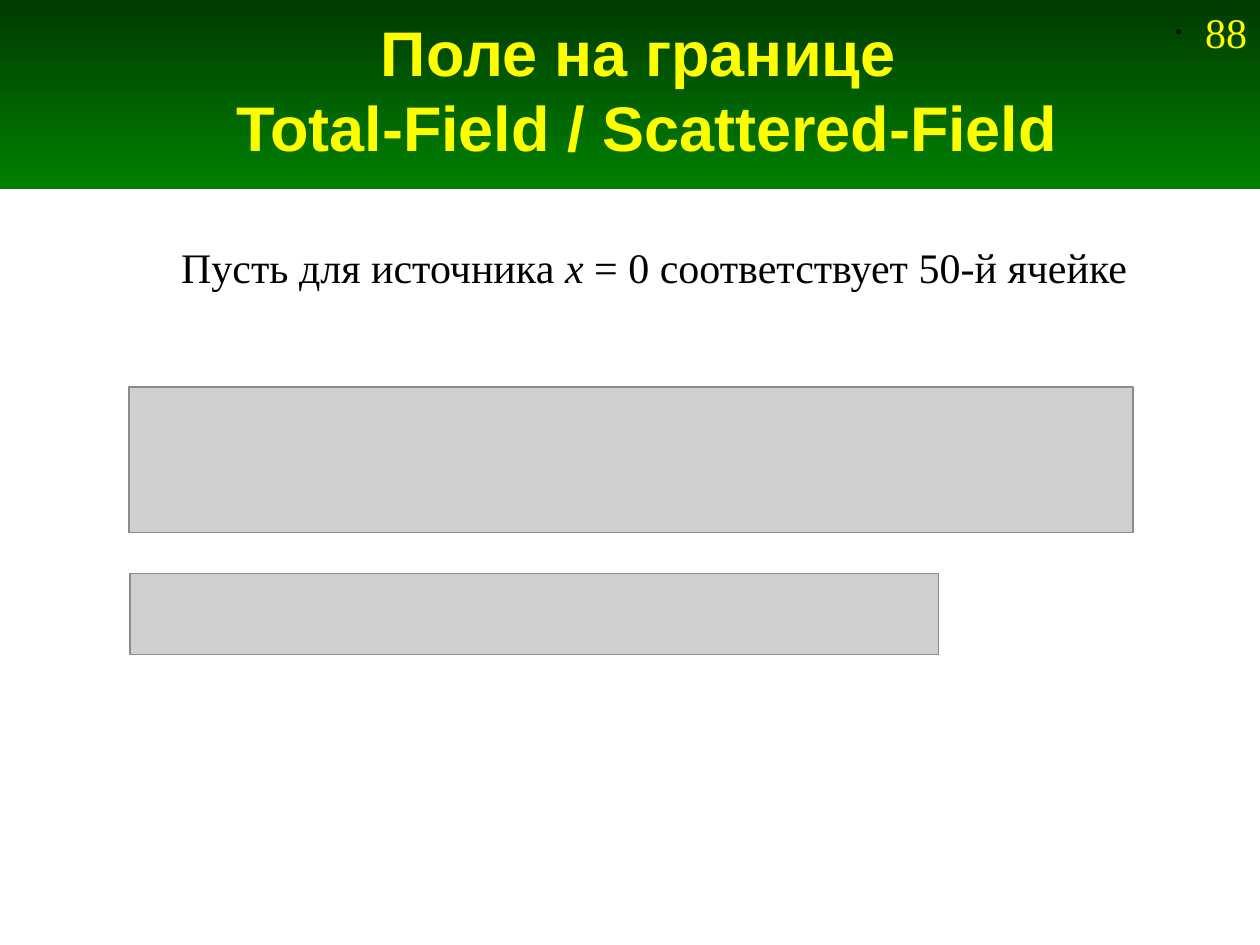
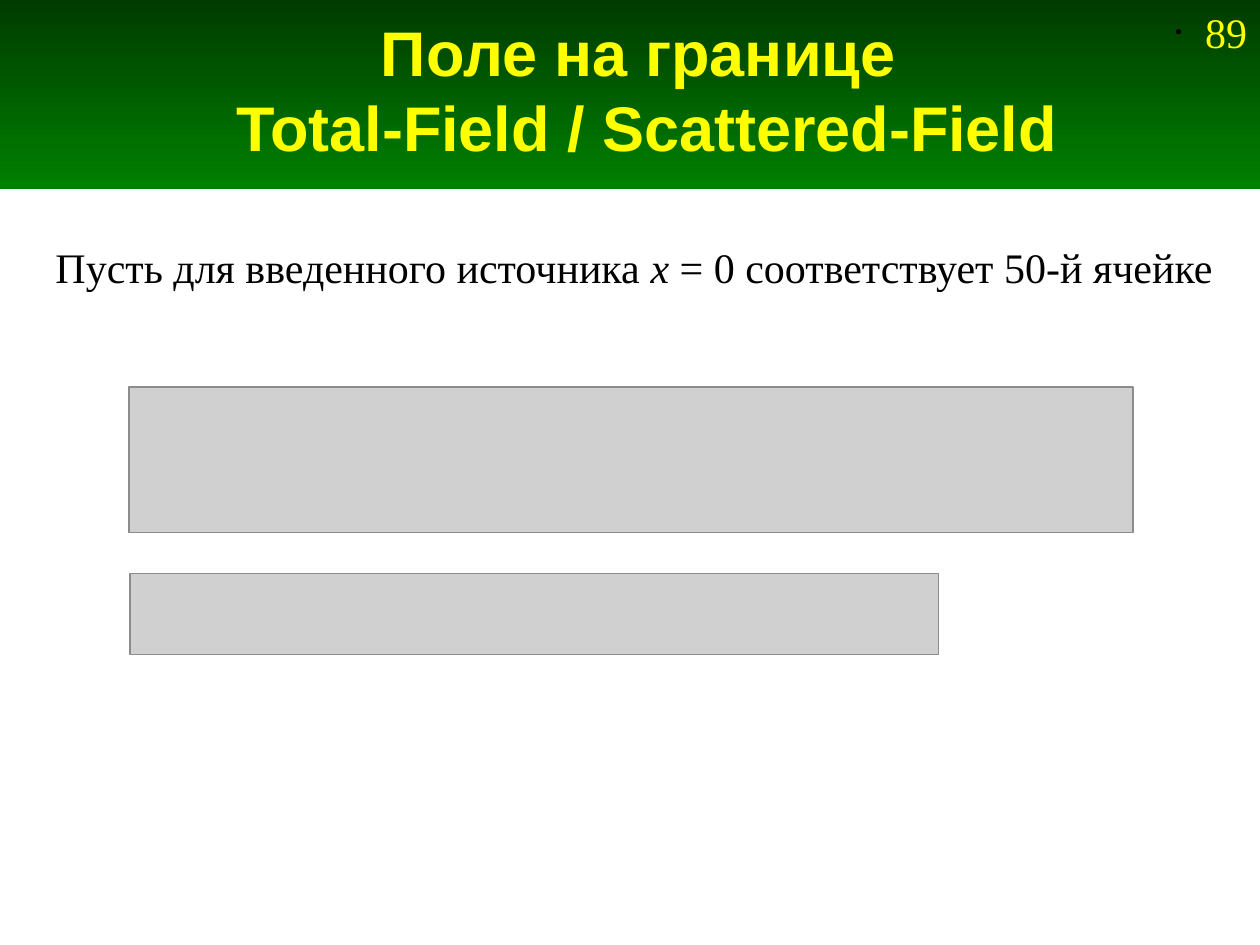
Before and after one commit to andris0147sv/modelling, a slide deck: slide 89 of presentations/2. FDTD.odp (slide 88 before the commit). Drawn at 1260x945 pixels with LibreOffice and Linux fonts; fonts in the diff are those of the drawing; grey boxes stand for pictures. Boxes give left, top, right and bottom in pixels: in the first picture for what was removed or moved away, otherwise in the second. Text is boxed around its words. In the diff, an @@ line names an element or a change of style, - is before the commit and + after.

```diff
--- a/presentations/2. FDTD.odp
+++ b/presentations/2. FDTD.odp
@@ page number at [1205, 20, 1247, 49]: text changed @@
-• 88
+• 89
@@ text at [55, 254, 1213, 292]: text changed @@
-Пусть для источника x = 0 соответствует 50-й ячейке
+Пусть для введенного источника x = 0 соответствует 50-й ячейке
```
Also in this commit, not shown: 4 other slides changed, 2 slides added, 6 other files.
